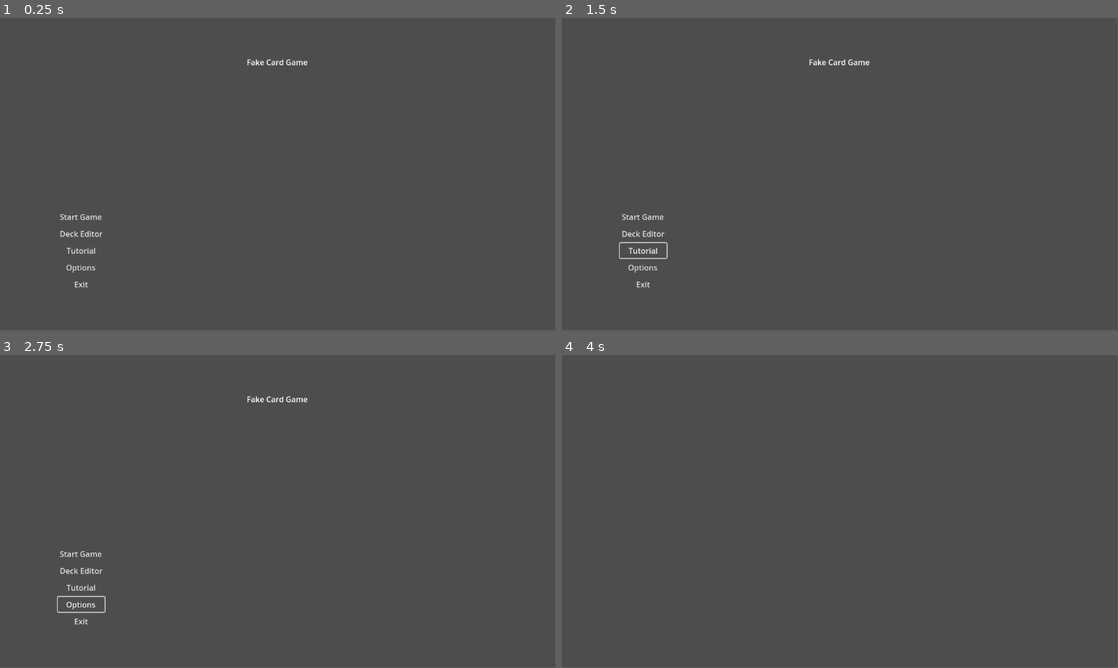
Above: before the commit, frames 1-4 (two rows, left to right).
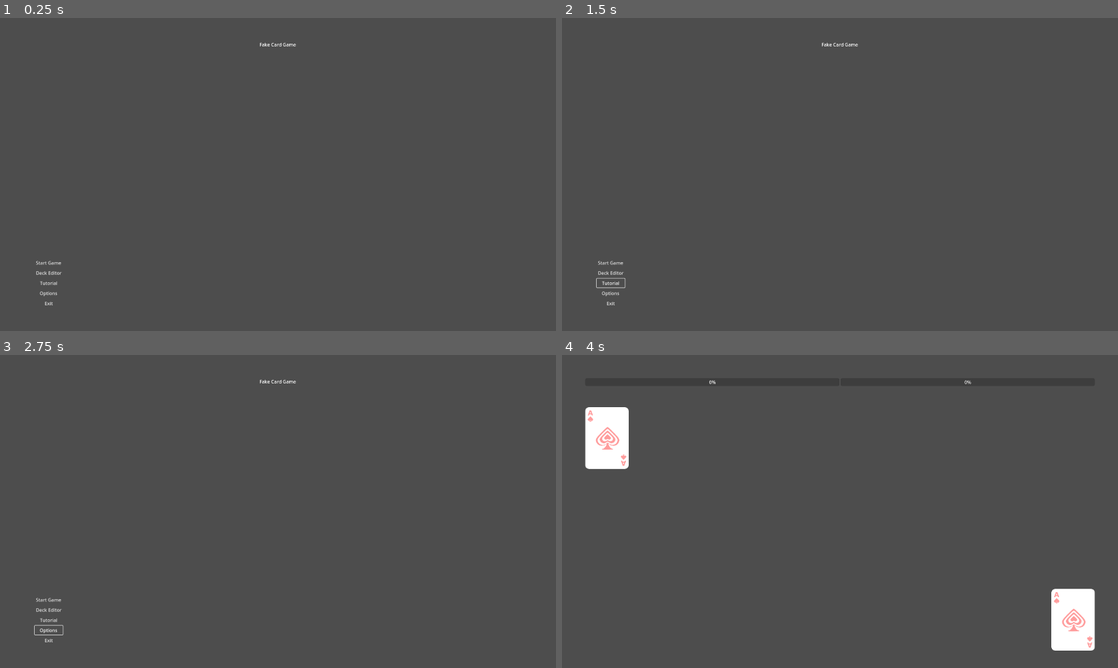
Above: after the commit, the same moments.

Repository: PizzaPolice/FakeCardGame
Game: Godot game, scene res://menu/mainmenu.tscn
Same seed, same stepped clock (60 frames per second), same inputs: the game is played once before the commit and once after it.
Inputs (mouse positions are in pixels of both pictures, inside the frame that each line leads up to):
- Up to frame 1 (0.25 s): no input
- Up to frame 2 (1.5 s): click "Deck Editor" at 0.5 s; click "Tutorial" at 1.25 s
- Up to frame 3 (2.75 s): click "Options" at 2 s
- Up to frame 4 (4 s): click "Start Game" at 2.75 s; click (606, 436) at 3.52 s
In our replay, the window is 799x449 before the commit and 800x450 after it. These sizes can differ from the game's own. Grey fills any space a smaller window leaves; there, only what the larger window draws over its background counts as a difference.

The runs differ from the first frame. In frame 1, 0.6% of the frame differs, in the area x 6-56%, y 7-92%; in frame 2, 0.7%; in frame 3, 0.7%; in frame 4, 3.1%, in the area x 4-96%, y 8-95%.

Commit message:
battle screen in progress ui, resizing parameters, readme

Diff:
--- a/menu/mainmenu.tscn
+++ b/menu/mainmenu.tscn
@@ -54,36 +54,36 @@
 size_flags_vertical = 0
 text = "Fake Card Game"
 
-[node name="VBoxContainer2" type="VBoxContainer" parent="."]
+[node name="MainMenuButtons" type="VBoxContainer" parent="."]
 layout_mode = 2
 size_flags_horizontal = 0
 size_flags_vertical = 8
 size_flags_stretch_ratio = 0.0
 
-[node name="Start Game" type="Button" parent="VBoxContainer2"]
+[node name="Start Game" type="Button" parent="MainMenuButtons"]
 layout_mode = 2
 text = "Start Game"
 flat = true
 script = SubResource("1")
 
-[node name="Deck Editor" type="Button" parent="VBoxContainer2"]
+[node name="Deck Editor" type="Button" parent="MainMenuButtons"]
 layout_mode = 2
 text = "Deck Editor
 "
 flat = true
 
-[node name="Tutorial" type="Button" parent="VBoxContainer2"]
+[node name="Tutorial" type="Button" parent="MainMenuButtons"]
 layout_mode = 2
 text = "Tutorial
 "
 flat = true
 
-[node name="Options" type="Button" parent="VBoxContainer2"]
+[node name="Options" type="Button" parent="MainMenuButtons"]
 layout_mode = 2
 text = "Options"
 flat = true
 
-[node name="Exit" type="Button" parent="VBoxContainer2"]
+[node name="Exit" type="Button" parent="MainMenuButtons"]
 layout_mode = 2
 text = "Exit"
 flat = true
--- a/project.godot
+++ b/project.godot
@@ -15,6 +15,13 @@
 config/features=PackedStringArray("4.0", "GL Compatibility")
 config/icon="res://icon.svg"
 
+[display]
+
+window/size/viewport_width=1920
+window/size/viewport_height=1080
+window/stretch/mode="viewport"
+window/stretch/aspect="expand"
+
 [rendering]
 
 renderer/rendering_method="gl_compatibility"
--- a/ui/battlescreen.tscn
+++ b/ui/battlescreen.tscn
@@ -1,3 +1,57 @@
-[gd_scene format=3 uid="uid://0cf303droub5"]
+[gd_scene load_steps=2 format=3 uid="uid://0cf303droub5"]
+
+[ext_resource type="Texture2D" uid="uid://clu4naqeyrr6" path="res://graphics/card/card_placeholder/AceSpades.png" id="1_bicys"]
 
 [node name="battlescreen" type="Node2D"]
+
+[node name="UserInterface" type="MarginContainer" parent="."]
+offset_left = 80.0
+offset_top = 80.0
+offset_right = 1840.0
+offset_bottom = 1020.0
+size_flags_horizontal = 3
+size_flags_vertical = 3
+
+[node name="Top UI" type="MarginContainer" parent="UserInterface"]
+layout_mode = 2
+
+[node name="HealthBars" type="HBoxContainer" parent="UserInterface/Top UI"]
+layout_mode = 2
+
+[node name="PlayerHealth" type="ProgressBar" parent="UserInterface/Top UI/HealthBars"]
+layout_mode = 2
+size_flags_horizontal = 3
+
+[node name="EnemyHealth" type="ProgressBar" parent="UserInterface/Top UI/HealthBars"]
+layout_mode = 2
+size_flags_horizontal = 3
+
+[node name="AtkDef" type="HBoxContainer" parent="UserInterface/Top UI"]
+layout_mode = 2
+
+[node name="EnemyHand" type="MarginContainer" parent="UserInterface"]
+layout_mode = 2
+
+[node name="Player Hand" type="MarginContainer" parent="UserInterface"]
+layout_mode = 2
+
+[node name="EnemyDeckContainer" type="MarginContainer" parent="UserInterface"]
+layout_mode = 2
+size_flags_horizontal = 0
+size_flags_vertical = 0
+theme_override_constants/margin_top = 100
+
+[node name="TextureButton" type="TextureButton" parent="UserInterface/EnemyDeckContainer"]
+layout_mode = 2
+texture_normal = ExtResource("1_bicys")
+
+[node name="PlayerDeckContainer" type="MarginContainer" parent="UserInterface"]
+layout_mode = 2
+size_flags_horizontal = 8
+size_flags_vertical = 8
+theme_override_constants/margin_right = 0
+theme_override_constants/margin_bottom = 0
+
+[node name="PlayerDeck" type="TextureButton" parent="UserInterface/PlayerDeckContainer"]
+layout_mode = 2
+texture_normal = ExtResource("1_bicys")
Binary file added: graphics/card/card_placeholder/AceSpades.png
Not shown, added: graphics/card/card_placeholder/AceSpades.png.import
Not shown, changed: README.md
Not shown, added: graphics/card/card_placeholder/AceSpades.png~
